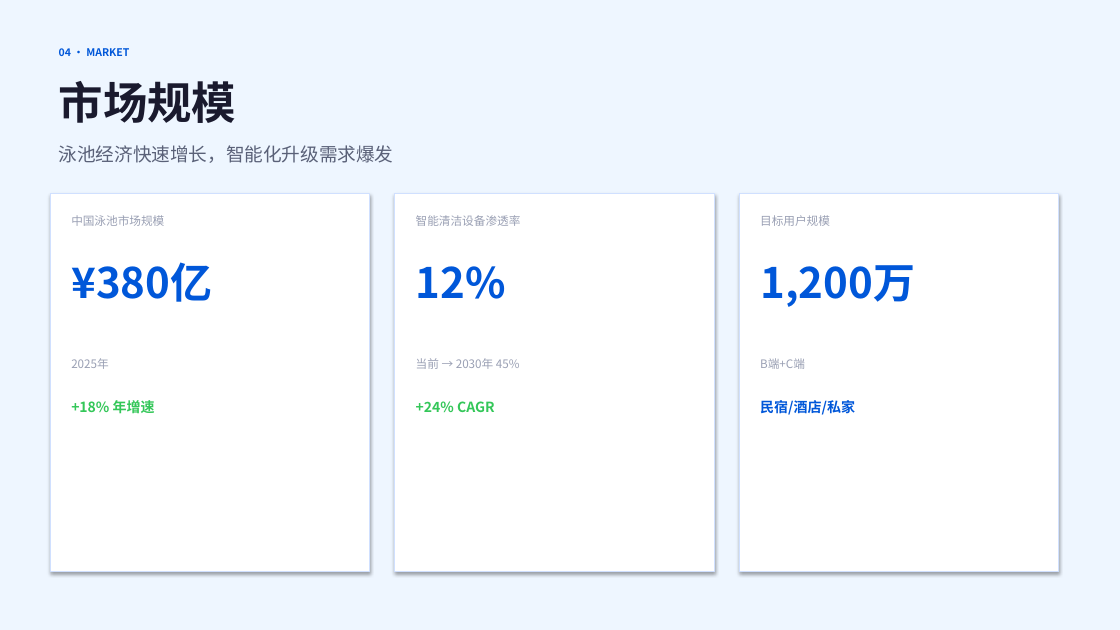
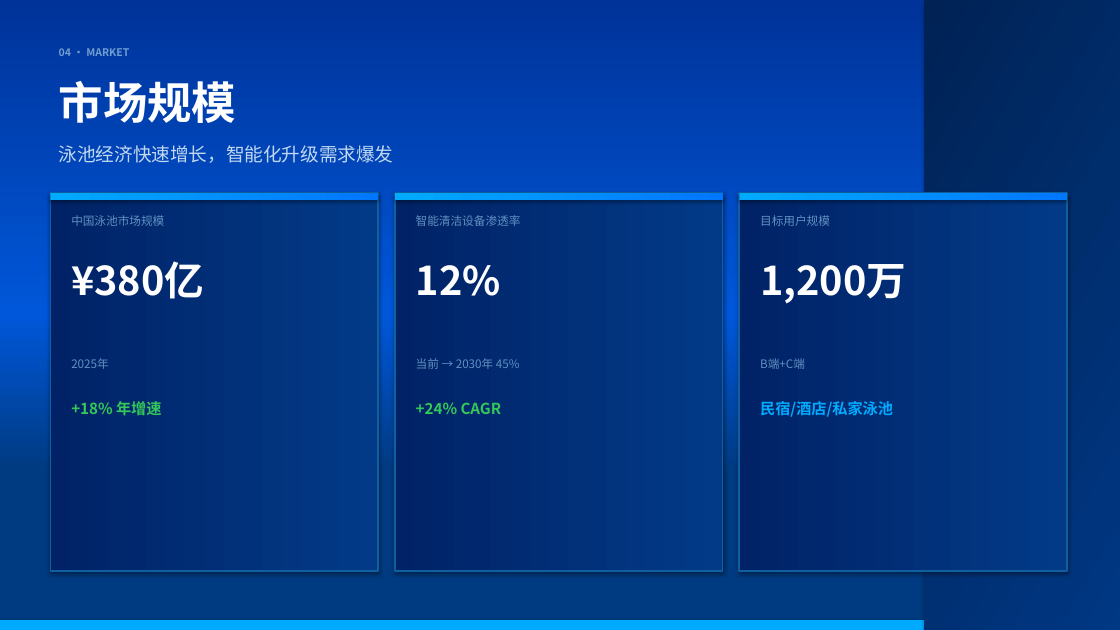
Before and after one commit to Luoyi-Gan/zhishui-landing, a slide deck: slide 7 of 智水清源-路演模版.pptx. Drawn at 1120x630 pixels with LibreOffice and Linux fonts; fonts in the diff are those of the drawing. Boxes give left, top, right and bottom in pixels: in the first picture for what was removed or moved away, otherwise in the second. Text is boxed around its words. In the diff, an @@ line names an element or a change of style, - is before the commit and + after.

Commit message:
feat: 升级PPT为渐变+动画版

```diff
--- a/智水清源-路演模版.pptx
+++ b/智水清源-路演模版.pptx
@@ rectangle added at (924, 0, 1120, 630), fill gradient #002255 to #003A88 @@
@@ text "04 · MARKET" at (59, 48, 129, 56): text colour #0057D9 to #70A0D0 @@
@@ text "市场规模" at (59, 81, 236, 123): text colour #1A1A2E to gradient #FFFFFF to #00AAFF @@
@@ text "泳池经济快速增长，智能化升级需求爆发" at (59, 145, 394, 163): text colour #5A6178 to #C0D8F0 @@
@@ fill #FFFFFF to gradient #012266 to #023A88; outline #D0E0FF 1 pt to #1060A0 1.5 pt in 3 elements at (395, 193, 723, 571), (739, 193, 1067, 571), (50, 193, 378, 571) @@
@@ rectangle: place and size @@
-rectangle at (50, 193, 370, 571)
+rectangle at (50, 193, 378, 571)
@@ rectangle added at (50, 193, 378, 200), fill gradient #00AAFF to #0077FF @@
@@ rectangle: place and size @@
-rectangle at (395, 193, 714, 571)
+rectangle at (395, 193, 723, 571)
@@ rectangle added at (395, 193, 723, 200), fill gradient #00AAFF to #0077FF @@
@@ rectangle: place and size @@
-rectangle at (739, 193, 1059, 571)
+rectangle at (739, 193, 1067, 571)
@@ rectangle added at (739, 193, 1067, 200), fill gradient #00AAFF to #0077FF @@
@@ size 36 to 34 pt, text colour #0057D9 to gradient #FFFFFF to #00AAFF in 3 elements at (71, 261, 204, 299), (416, 265, 501, 296), (760, 264, 906, 304) @@
@@ text colour #9AA0B4 to #6090C0 in 6 elements at (71, 215, 164, 226), (416, 215, 521, 226), (760, 215, 830, 226), (71, 358, 108, 369), (416, 358, 520, 369), (760, 358, 805, 369) @@
@@ text "+18% 年增速" at (71, 401, 161, 415): size 12 to 13 pt @@
@@ text "+24% CAGR" at (416, 402, 502, 414): size 12 to 13 pt @@
@@ text at (760, 401, 893, 417): text changed; size 12 to 13 pt; text colour #0057D9 to #00AAFF @@
-民宿/酒店/私家
+民宿/酒店/私家泳池
@@ rectangle: place and size @@
-rectangle at (0, 0, 1120, 630)
+rectangle at (0, 620, 1120, 630)
@@ rectangle at (0, 620, 1120, 630): fill #EEF6FF to #00AAFF @@
```
Also in this commit, not shown: 11 other slides changed, 1 other file.
